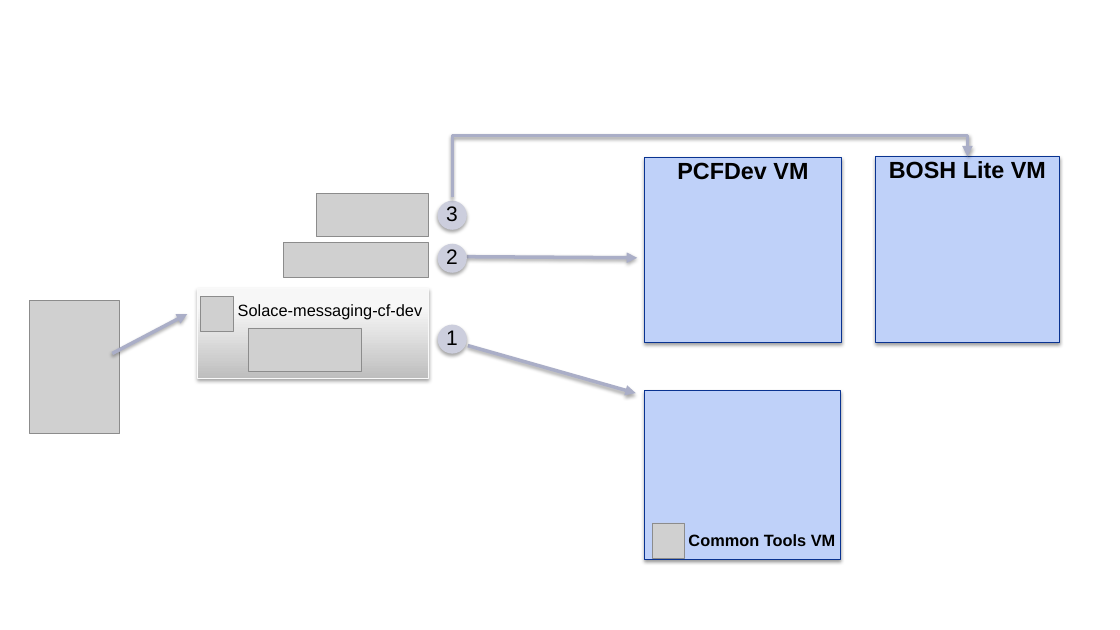
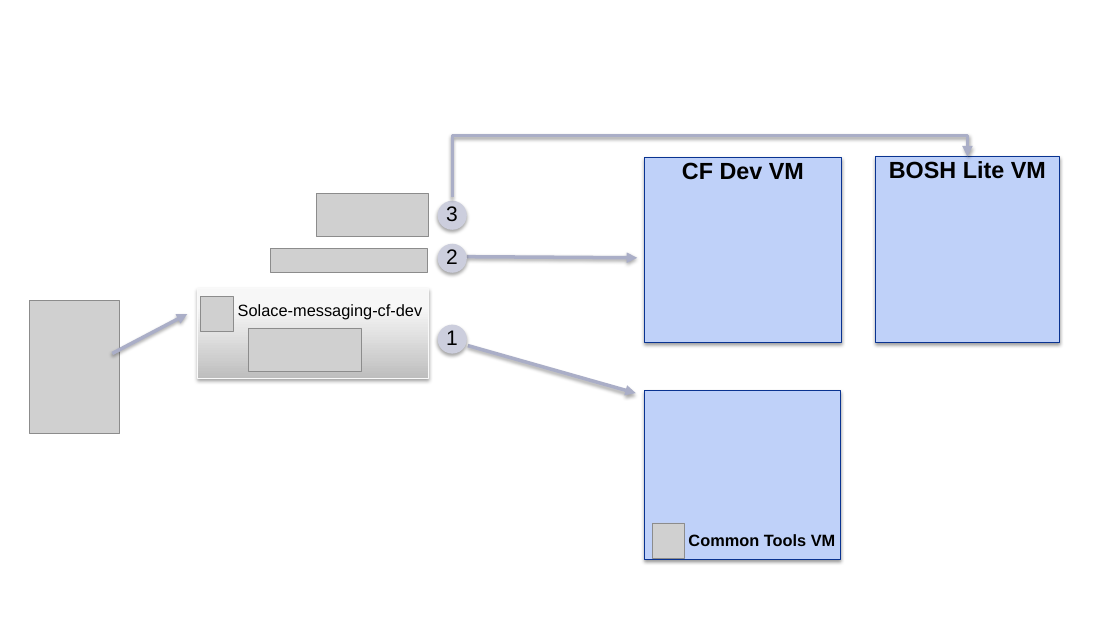
Before and after one commit to SolaceLabs/pubsubplus-cf-dev, a slide deck: slide 5 of resources/diagrams.pptx. Drawn at 1120x630 pixels with LibreOffice and Linux fonts; fonts in the diff are those of the drawing; grey boxes stand for pictures; background and template pictures are left out. Boxes give left, top, right and bottom in pixels: in the first picture for what was removed or moved away, otherwise in the second. Text is boxed around its words. In the diff, an @@ line names an element or a change of style, - is before the commit and + after.

```diff
--- a/resources/diagrams.pptx
+++ b/resources/diagrams.pptx
@@ text in rectangle at [682,162,804,180]: text changed @@
-PCFDev VM
+CF Dev VM
@@ picture: place and size @@
-picture at [284,243,429,278]
+picture at [271,249,427,273]
```
Also in this commit, not shown: 4 other slides changed, 5 other files.
